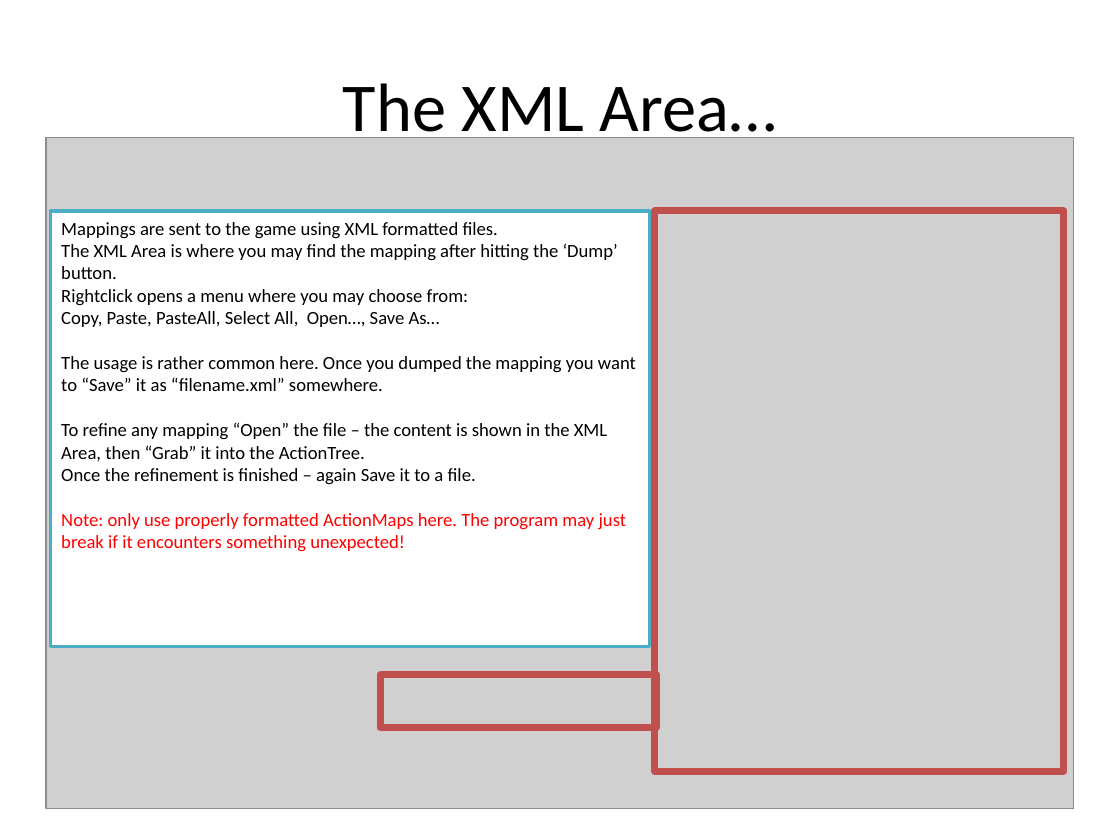
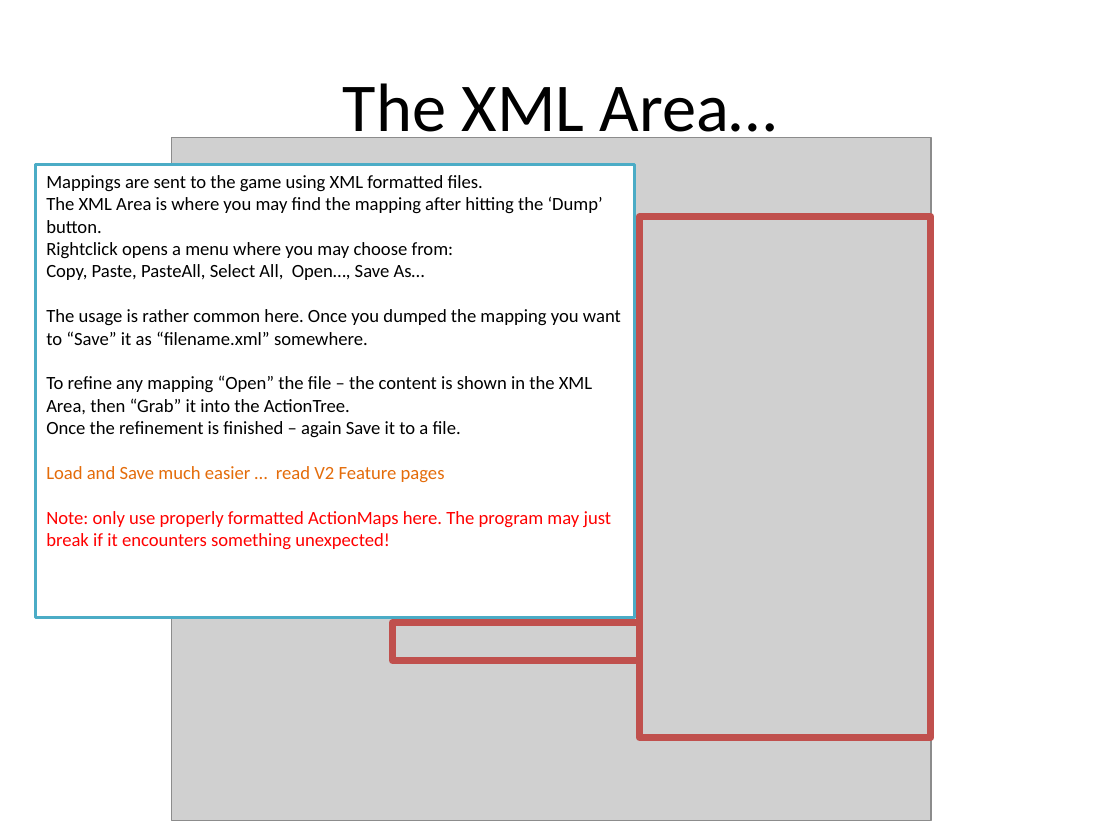
Before and after one commit to SCToolsfactory/SCJMapper-V2, a slide deck: slide 8 of doc/SCJMapper_QGuide.pptx. Drawn at 1120x840 pixels with LibreOffice and Linux fonts; fonts in the diff are those of the drawing; grey boxes stand for pictures. Boxes give left, top, right and bottom in pixels: in the first picture for what was removed or moved away, otherwise in the second. Text is boxed around its words. In the diff, an @@ line names an element or a change of style, - is before the commit and + after.

```diff
--- a/doc/SCJMapper_QGuide.pptx
+++ b/doc/SCJMapper_QGuide.pptx
@@ picture: place and size @@
-picture at (46, 138, 1074, 809)
+picture at (172, 138, 932, 821)
@@ rectangle "Mappings are sent to the ...": place and size @@
-rectangle "Mappings are sent to the ..." at (50, 211, 650, 646)
+rectangle "Mappings are sent to the ..." at (36, 165, 635, 618)
@@ rectangle: place and size @@
-rectangle at (655, 211, 1064, 771)
+rectangle at (640, 216, 931, 737)
@@ text in rectangle at (46, 466, 445, 483): paragraph added @@
+Load and Save much easier … read V2 Feature pages
@@ rectangle: place and size @@
-rectangle at (380, 675, 656, 728)
+rectangle at (392, 623, 638, 661)
```
Also in this commit, not shown: 8 other slides changed, 5 slides added, 1 slide removed, 1 other file.
